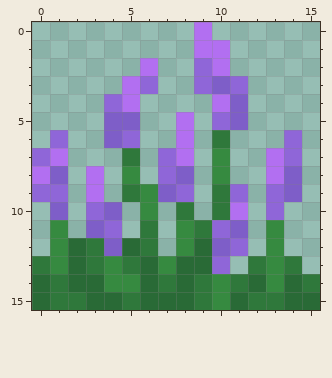
Pixel-art sprite: assets/cubyz/blocks/textures/vetch.png. Above is the file before it was changed.
The file is 16x16 pixels. Colours within 5 levels of each other are drawn and written as one.
After:
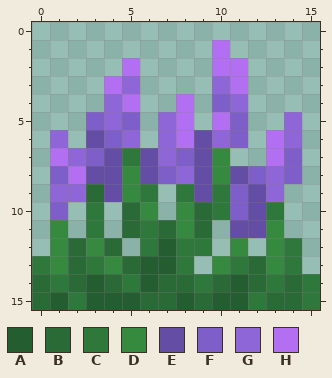
Palette (. is transparent): A #245e30  B #296a36  C #2f783b  D #368a40  E #644da5  F #7e5ec8  G #8f66d8  H #b26ff1
Difference:
Changed rows in their new state; - is an unchanged pixel.
first column x 0:
 0 ---------.------
 1 ---------.------
 2 -----H.--.-H----
 3 ----HG.--.GH----
 4 --------H-FG----
 5 ---FG--G--H---G-
 6 ---E---G-EGF-H--
 7 .-GFE-E-FE----F-
 8 .-HEE-EFGE-EFG--
 9 .-GBEDC.CE-FE-.-
10 ---C.B--DB-FEC--
11 ---C.B-B-B.EE---
12 ---DB.-ACC.D--C-
13 -----BAAC.DCB---
14 ---ABCAB--BA-C--
15 -A-AAA--ABAA-B-C
